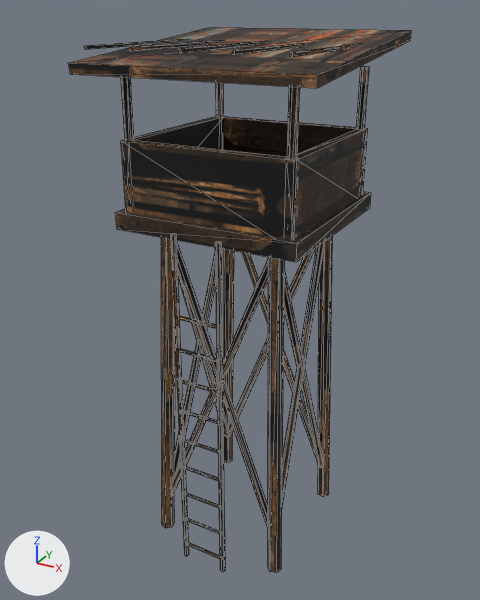
A saved change to the FBX model Assets/Ash/Resources/Art/OutpostWatchtower.fbx.
Rendered twice from a camera (50 mm lens) standing at (1.82, -3.43, 3.42) and looking at (-0.06, -0.02, 1.71). The axes (+X, +Y, +Z) are drawn at lower left. The lights are the same throughout. The picture after the commit comes second. Mesh edges are drawn as thin lines.

In view in the first picture: 'OutpostWatchtower'.
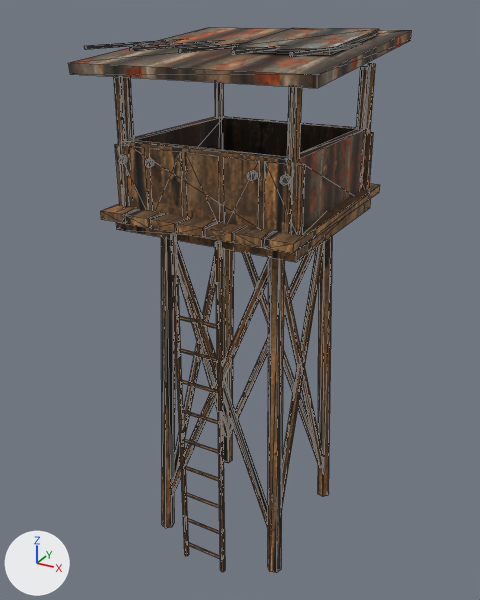
Location of each change, (x1, y1, x2, y2) in pixels of the pictures (480 x 600 px):
part 1 of me_cylinder_377, added (brown)
    after: (101, 204, 138, 223)
part 2 of me_cylinder_377, added (brown)
    after: (125, 209, 163, 228)
part 3 of me_cylinder_377, added (brown)
    after: (151, 213, 189, 232)
part 4 of me_cylinder_377, added (brown)
    after: (177, 217, 216, 237)
part 5 of me_cylinder_377, added (brown)
    after: (205, 222, 244, 242)
part 6 of me_cylinder_377, added (brown)
    after: (234, 227, 274, 248)
part 7 of me_cylinder_377, added (brown)
    after: (264, 184, 380, 253)
part 8 of me_cylinder_377, added
    after: (115, 144, 148, 210)
part 9 of me_cylinder_377, added (brown)
    after: (149, 148, 183, 216)
part 10 of me_cylinder_377, added (brown)
    after: (185, 152, 220, 223)
part 11 of me_cylinder_377, added (brown)
    after: (224, 157, 259, 228)
part 12 of me_cylinder_377, added (brown)
    after: (264, 161, 305, 235)
part 13 of me_cylinder_377, added (brown)
    after: (362, 132, 374, 190)
part 14 of me_cylinder_377, added
    after: (118, 155, 127, 164)
part 15 of me_cylinder_377, added
    after: (145, 158, 154, 168)
part 16 of me_cylinder_377, added
    after: (247, 170, 257, 181)
part 17 of me_cylinder_377, added
    after: (280, 174, 291, 186)
part 18 of me_cylinder_377, added
    after: (114, 28, 379, 235)
part 19 of me_cylinder_377, surface changed
    both: (69, 27, 411, 573)

Diff of the bpy script that builds the scene:
```diff
--- a/Assets/Ash/Resources/Art/OutpostWatchtower.fbx.py
+++ b/Assets/Ash/Resources/Art/OutpostWatchtower.fbx.py
@@ me_cylinder_377 @@
 # used by ob_outpostwatchtower; location = (0.0, 0.0, 0.0)
-me_cylinder_377.from_pydata(...)  # 376 vertices, 600 faces; spans x -0.69..0.69, y -0.7..0.7, z 0.04..3.3
+me_cylinder_377.from_pydata(...)  # 608 vertices, 956 faces; spans x -0.69..0.69, y -0.7..0.7, z 0.04..3.31
+# me_cylinder_377 part 1: a new loose piece, a box spanning x -0.587..-0.432, y -0.66..0.66, z 2.335..2.385, in mat_outpostwatchtoweratlas
+# me_cylinder_377 part 2: a new loose piece, a box spanning x -0.417..-0.262, y -0.66..0.66, z 2.335..2.385, in mat_outpostwatchtoweratlas
+# me_cylinder_377 part 3: a new loose piece, a box spanning x -0.248..-0.092, y -0.66..0.66, z 2.335..2.385, in mat_outpostwatchtoweratlas
+# me_cylinder_377 part 4: a new loose piece, a box spanning x -0.077..0.078, y -0.66..0.66, z 2.335..2.385, in mat_outpostwatchtoweratlas
+# me_cylinder_377 part 5: a new loose piece, a box spanning x 0.093..0.248, y -0.66..0.66, z 2.335..2.385, in mat_outpostwatchtoweratlas
+# me_cylinder_377 part 6: a new loose piece, a box spanning x 0.262..0.418, y -0.66..0.66, z 2.335..2.385, in mat_outpostwatchtoweratlas
+# me_cylinder_377 part 7: a new loose piece, a box spanning x 0.432..0.588, y -0.66..0.66, z 2.335..2.385, in mat_outpostwatchtoweratlas
+# me_cylinder_377 part 8: a new loose piece, a box spanning x -0.56..-0.36, y -0.528..-0.492, z 2.35..2.73, in mat_outpostwatchtoweratlas
+# me_cylinder_377 part 9: a new loose piece, a box spanning x -0.33..-0.13, y -0.528..-0.492, z 2.35..2.73, in mat_outpostwatchtoweratlas
+# me_cylinder_377 part 10: a new loose piece, a box spanning x -0.1..0.1, y -0.528..-0.492, z 2.35..2.73, in mat_outpostwatchtoweratlas
+# me_cylinder_377 part 11: a new loose piece, a box spanning x 0.13..0.33, y -0.528..-0.492, z 2.35..2.73, in mat_outpostwatchtoweratlas
+# me_cylinder_377 part 12: a new loose piece, a box spanning x 0.36..0.56, y -0.528..-0.492, z 2.35..2.73, in mat_outpostwatchtoweratlas
+# me_cylinder_377 part 13: a new loose piece, a box spanning x 0.36..0.56, y 0.492..0.528, z 2.35..2.73, in mat_outpostwatchtoweratlas
+# me_cylinder_377 part 14: a new loose piece, a 6-sided cylinder along y spanning x -0.512..-0.468, y -0.572..-0.55, z 2.635..2.685, in mat_outpostwatchtoweratlas
+# me_cylinder_377 part 15: a new loose piece, a 6-sided cylinder along y spanning x -0.332..-0.288, y -0.572..-0.55, z 2.635..2.685, in mat_outpostwatchtoweratlas
+# me_cylinder_377 part 16: a new loose piece, a 6-sided cylinder along y spanning x 0.288..0.332, y -0.572..-0.55, z 2.635..2.685, in mat_outpostwatchtoweratlas
+# me_cylinder_377 part 17: a new loose piece, a 6-sided cylinder along y spanning x 0.468..0.512, y -0.572..-0.55, z 2.635..2.685, in mat_outpostwatchtoweratlas
+# me_cylinder_377 part 18: 40 vertices added at x -0.54..0.57, y -0.54..0.54, z 2.34..3.31
+# me_cylinder_377 part 19: 598 kept faces spanning x -0.69..0.69, y -0.7..0.7, z 0.04..3.3 get new texture (UV) coordinates
+# other edits to the shape of me_cylinder_377 do not show in these pictures
 me_cylinder_377.materials.append(mat_outpostwatchtoweratlas)
```
